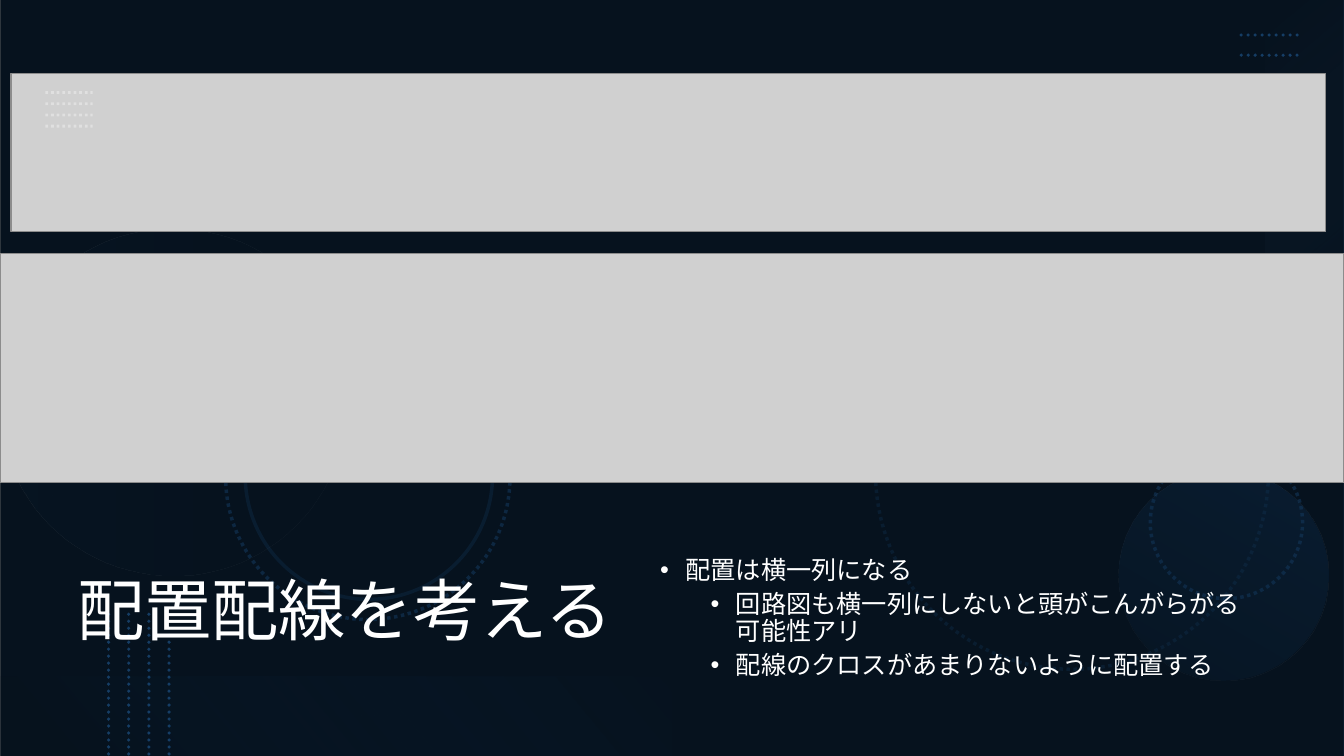
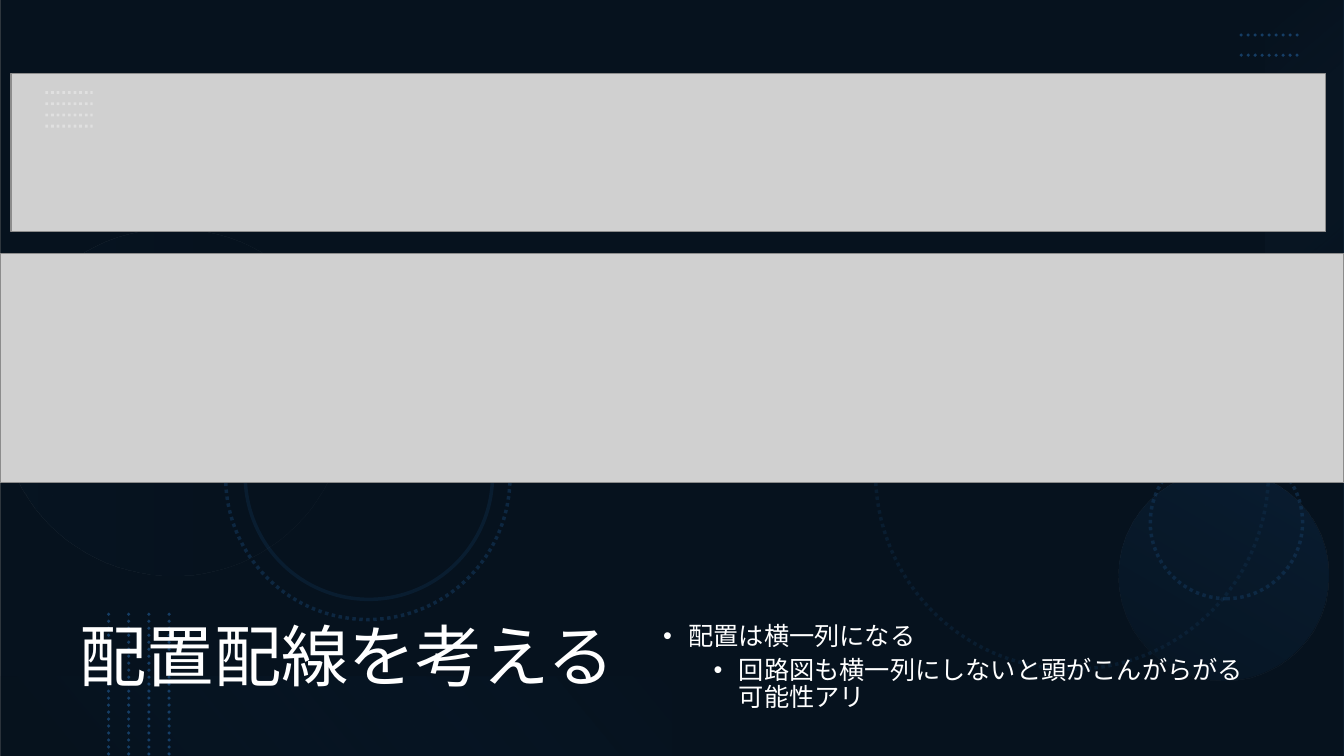
Before and after one commit to ishi-kai/openmpw-transistor-level-examples, a slide deck: slide 43 of TR10/docs/1bit-CPU_TR10.pptx (slide 42 before the commit). Drawn at 1344x756 pixels with LibreOffice and Linux fonts; fonts in the diff are those of the drawing; grey boxes stand for pictures. Boxes give left, top, right and bottom in pixels: in the first picture for what was removed or moved away, otherwise in the second. Text is boxed around its words. In the diff, an @@ line names an element or a change of style, - is before the commit and + after.

```diff
--- a/TR10/docs/1bit-CPU_TR10.pptx
+++ b/TR10/docs/1bit-CPU_TR10.pptx
@@ title "配置配線を考える" rewrapped from (x1=77, y1=578, x2=612, y2=651) to (x1=80, y1=613, x2=615, y2=698) @@
@@ text "配置は横一列になる" moved from (x1=685, y1=557, x2=1240, y2=676) to (x1=688, y1=623, x2=1243, y2=708) @@
@@ text at (x1=736, y1=653, x2=1214, y2=676): paragraph removed @@
-  • 配線のクロスがあまりないように配置する
```
Also in this commit, not shown: 1 other slide changed, 1 slide added, 3 slides removed, 1 other file.
